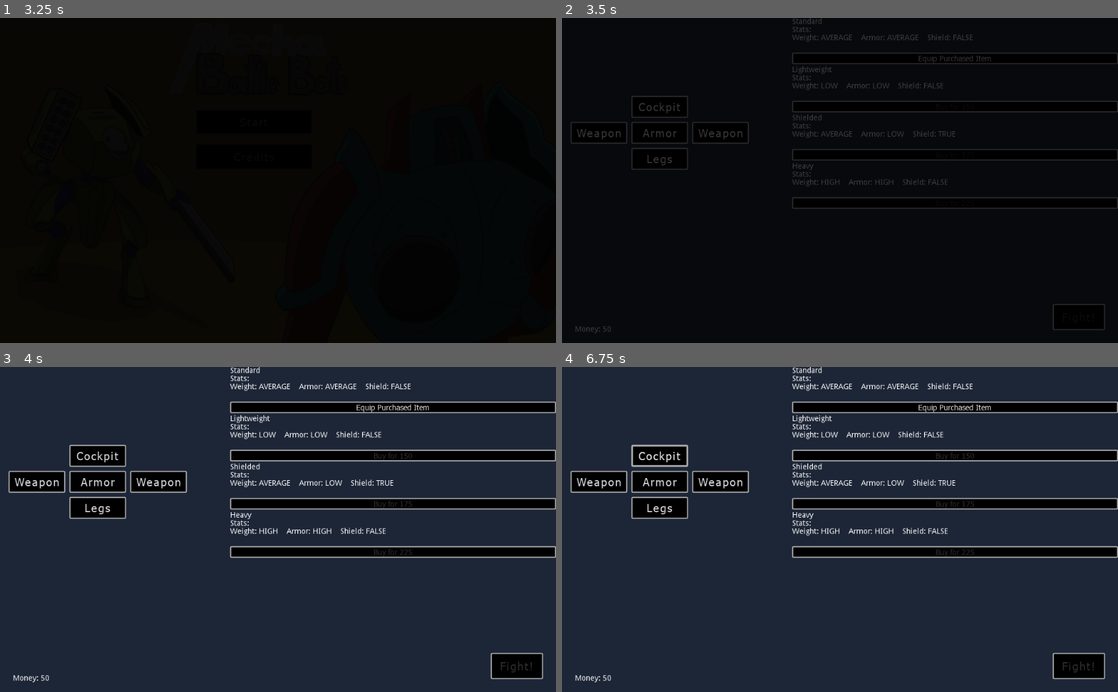
Above: before the commit, frames 1-4 (two rows, left to right).
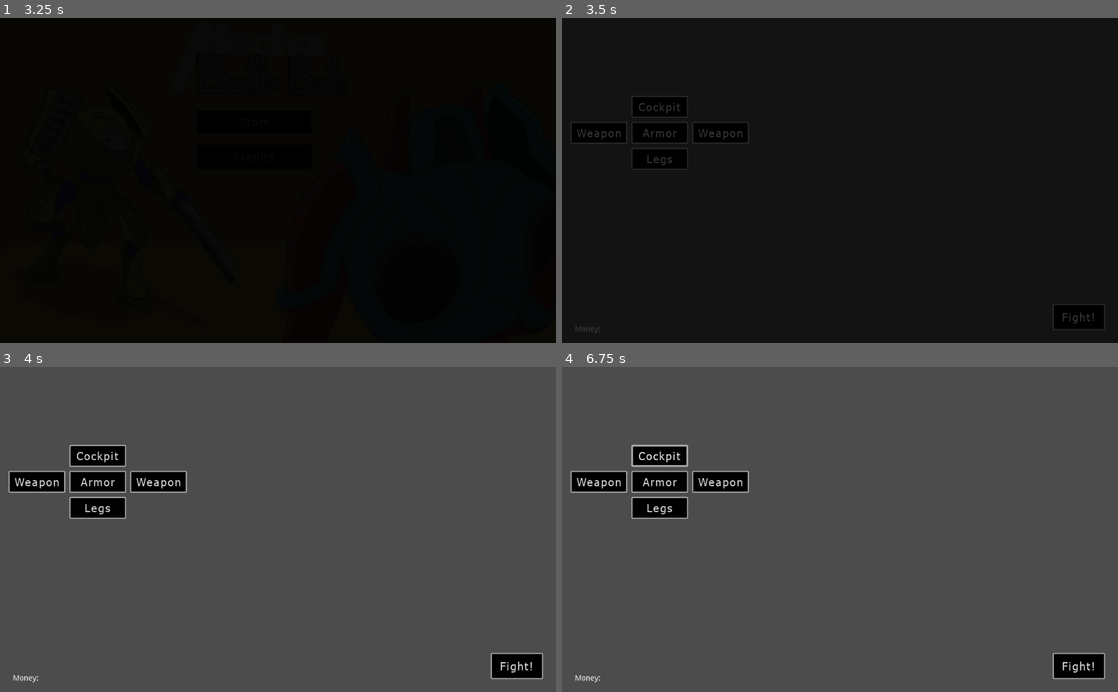
Above: after the commit, the same moments.

Repository: game-workers-cooperative/mechjam
Game: Godot game, scene res://scenes/Menus/Menus.tscn
Two runs of this game, one before a commit and one after it. Both use one fixed random seed, a clock stepped at 60 frames per second and the inputs below.
Inputs:
- Up to frame 1 (3.25 s): click "Next" at 0.5 s; click "Next" at 1.25 s; click "Skip Intro" at 2 s; click "Start" at 2.75 s
- Up to frame 2 (3.5 s): no input
- Up to frame 3 (4 s): click "Armor" at 3.5 s
- Up to frame 4 (6.75 s): click "Armor" at 4.25 s; click "Weapon" at 5 s; click "Weapon" at 5.75 s; click "Cockpit" at 6.5 s

Frame 1 is identical in both runs. In frame 2, 0.5% of the frame differs, in the area x 7-96%, y 0-97%; in frame 3, 95%, in the area x 0-100%, y 0-100%; in frame 4, 95%.
Error after the commit: Parse Error: The identifier "FightButton" isn't declared in the current scope. (res://scenes/StoreUI.gd:8)

Commit message:
working on new store layout

Diff:
--- a/scenes/StoreUI.gd
+++ b/scenes/StoreUI.gd
@@ -5,7 +5,7 @@
 
 func _ready():
 	_populate_store('cockpit')
-	$ColorRect/FightButton.disabled = true
+	FightButton.disabled = true
 	player = self.find_node('Click')
 
 func _clear_store():
@@ -25,7 +25,7 @@
 			return false
 	if Global.store['equipped']['weapon'][0] == 'none' or Global.store['equipped']['weapon'][1] == 'none':
 		return false
-	$ColorRect/FightButton.disabled = false
+	FightButton.disabled = false
 
 func _equip_weapon_button_pressed(name,type,index):
 	# play the click noise
@@ -155,4 +155,4 @@
 	_populate_store("leg")
 
 func _process(_delta):
-	$ColorRect/Money.text = "Money: " + str(Global.money)
+	Money.text = "Money: " + str(Global.money)
--- a/scenes/StoreUI.tscn
+++ b/scenes/StoreUI.tscn
@@ -6,19 +6,52 @@
 [ext_resource path="res://theme/mechjam_smol.tres" type="Theme" id=4]
 [ext_resource path="res://assets/audio/songs/Atmosphere_-_Droid_Factory.ogg" type="AudioStream" id=5]
 [ext_resource path="res://assets/audio/effects/click.wav" type="AudioStream" id=6]
+[ext_resource path="res://assets/fbx/player.fbx" type="PackedScene" id=7]
 
-[node name="StoreUI" type="Node"]
+[sub_resource type="Environment" id=1]
+
+[sub_resource type="BoxShape" id=2]
+
+[node name="Spatial" type="Spatial"]
+
+[node name="WorldEnvironment" type="WorldEnvironment" parent="."]
+environment = SubResource( 1 )
+
+[node name="DirectionalLight" type="DirectionalLight" parent="WorldEnvironment"]
+transform = Transform( 0.346651, 0.639398, 0.686296, -0.169178, -0.677045, 0.716232, 0.922611, -0.364389, -0.126527, 10, 10, 0 )
+light_bake_mode = 2
+
+[node name="Player" type="KinematicBody" parent="WorldEnvironment"]
+
+[node name="CollisionShape" type="CollisionShape" parent="WorldEnvironment/Player"]
+transform = Transform( 0.4, 0, 0, 0, 0.5, 0, 0, 0, 0.4, 0, 0.5, 0 )
+shape = SubResource( 2 )
+
+[node name="Tween" type="Tween" parent="WorldEnvironment/Player"]
+
+[node name="player" type="Spatial" parent="WorldEnvironment/Player" instance=ExtResource( 7 )]
+transform = Transform( 0.1, 0, 0, 0, 0.1, 0, 0, 0, 0.1, 0, 0, 0 )
+
+[node name="StoreUI" type="Node" parent="."]
 script = ExtResource( 1 )
 
-[node name="ColorRect" type="ColorRect" parent="."]
+[node name="StoreMarginContainer" type="VBoxContainer" parent="StoreUI"]
+margin_left = 424.0
 margin_right = 1024.0
-margin_bottom = 600.0
-color = Color( 0.117647, 0.152941, 0.219608, 1 )
+margin_bottom = 512.0
+theme = ExtResource( 4 )
 __meta__ = {
 "_edit_use_anchors_": false
 }
 
-[node name="ArmorButton" type="Button" parent="ColorRect"]
+[node name="BackgroundMusic" type="AudioStreamPlayer" parent="StoreUI"]
+stream = ExtResource( 5 )
+autoplay = true
+
+[node name="Click" type="AudioStreamPlayer" parent="StoreUI"]
+stream = ExtResource( 6 )
+
+[node name="ArmorButton" type="Button" parent="StoreUI"]
 margin_left = 128.0
 margin_top = 192.0
 margin_right = 232.0
@@ -29,7 +62,7 @@
 "_edit_use_anchors_": false
 }
 
-[node name="WeaponButton" type="Button" parent="ColorRect"]
+[node name="WeaponButton" type="Button" parent="StoreUI"]
 margin_left = 16.0
 margin_top = 192.0
 margin_right = 120.0
@@ -40,7 +73,7 @@
 "_edit_use_anchors_": false
 }
 
-[node name="Weapon2Button" type="Button" parent="ColorRect"]
+[node name="Weapon2Button" type="Button" parent="StoreUI"]
 margin_left = 240.0
 margin_top = 192.0
 margin_right = 344.0
@@ -51,7 +84,7 @@
 "_edit_use_anchors_": false
 }
 
-[node name="CockpitButton" type="Button" parent="ColorRect"]
+[node name="CockpitButton" type="Button" parent="StoreUI"]
 margin_left = 128.0
 margin_top = 144.0
 margin_right = 232.0
@@ -62,7 +95,7 @@
 "_edit_use_anchors_": false
 }
 
-[node name="LegsButton" type="Button" parent="ColorRect"]
+[node name="LegsButton" type="Button" parent="StoreUI"]
 margin_left = 128.0
 margin_top = 240.0
 margin_right = 232.0
@@ -73,7 +106,7 @@
 "_edit_use_anchors_": false
 }
 
-[node name="FightButton" type="Button" parent="ColorRect"]
+[node name="FightButton" type="Button" parent="StoreUI"]
 margin_left = 904.0
 margin_top = 528.0
 margin_right = 1000.0
@@ -86,7 +119,7 @@
 }
 target_scene = "res://scenes/Battlefield/Battlefield.tscn"
 
-[node name="Money" type="Label" parent="ColorRect"]
+[node name="Money" type="Label" parent="StoreUI"]
 margin_left = 24.0
 margin_top = 568.0
 margin_right = 176.0
@@ -95,24 +128,8 @@
 __meta__ = {
 "_edit_use_anchors_": false
 }
-
-[node name="StoreMarginContainer" type="VBoxContainer" parent="."]
-margin_left = 424.0
-margin_right = 1024.0
-margin_bottom = 512.0
-theme = ExtResource( 4 )
-__meta__ = {
-"_edit_use_anchors_": false
-}
-
-[node name="BackgroundMusic" type="AudioStreamPlayer" parent="."]
-stream = ExtResource( 5 )
-autoplay = true
-
-[node name="Click" type="AudioStreamPlayer" parent="."]
-stream = ExtResource( 6 )
-[connection signal="pressed" from="ColorRect/ArmorButton" to="." method="_on_ArmorButton_pressed"]
-[connection signal="pressed" from="ColorRect/WeaponButton" to="." method="_on_WeaponButton_pressed"]
-[connection signal="pressed" from="ColorRect/Weapon2Button" to="." method="_on_WeaponButton_pressed"]
-[connection signal="pressed" from="ColorRect/CockpitButton" to="." method="_on_CockpitButton_pressed"]
-[connection signal="pressed" from="ColorRect/LegsButton" to="." method="_on_LegsButton_pressed"]
+[connection signal="pressed" from="StoreUI/ArmorButton" to="StoreUI" method="_on_ArmorButton_pressed"]
+[connection signal="pressed" from="StoreUI/WeaponButton" to="StoreUI" method="_on_WeaponButton_pressed"]
+[connection signal="pressed" from="StoreUI/Weapon2Button" to="StoreUI" method="_on_WeaponButton_pressed"]
+[connection signal="pressed" from="StoreUI/CockpitButton" to="StoreUI" method="_on_CockpitButton_pressed"]
+[connection signal="pressed" from="StoreUI/LegsButton" to="StoreUI" method="_on_LegsButton_pressed"]
Not shown: 1 places in scenes/StoreUI.tscn that only renumber resources
